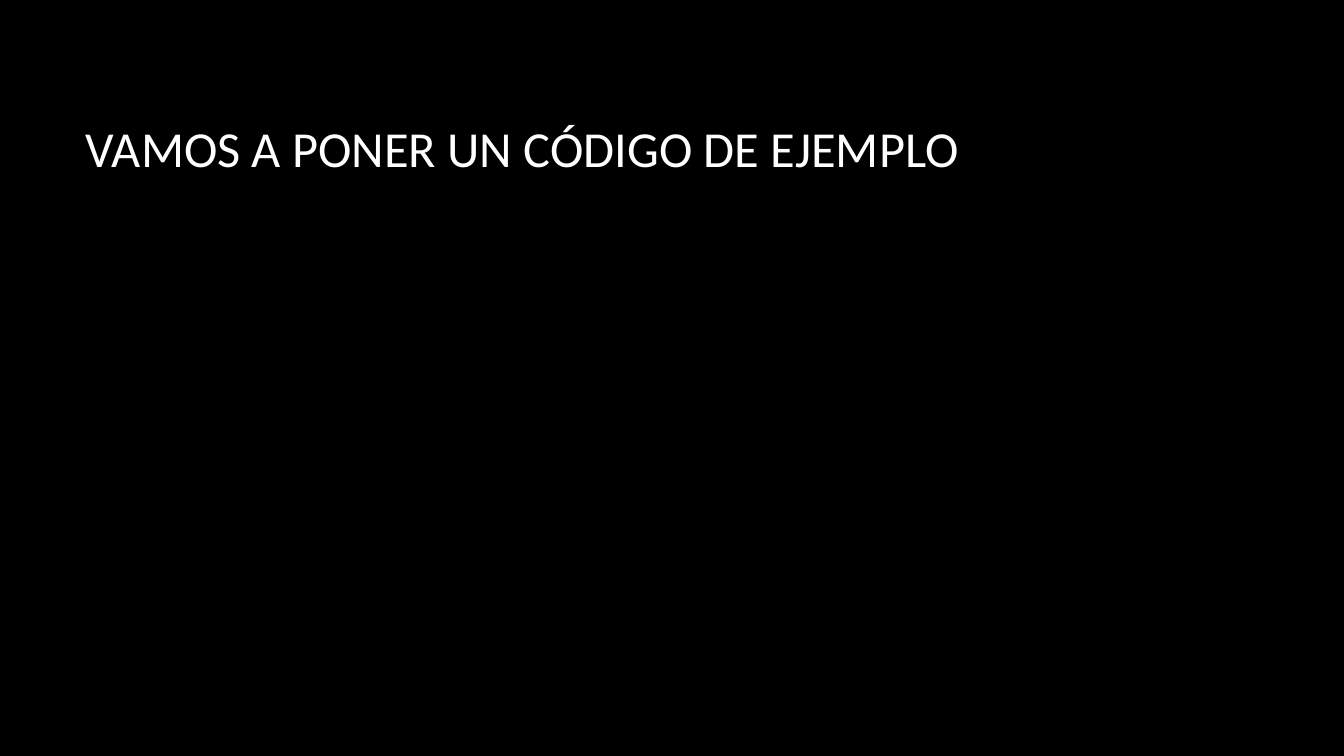
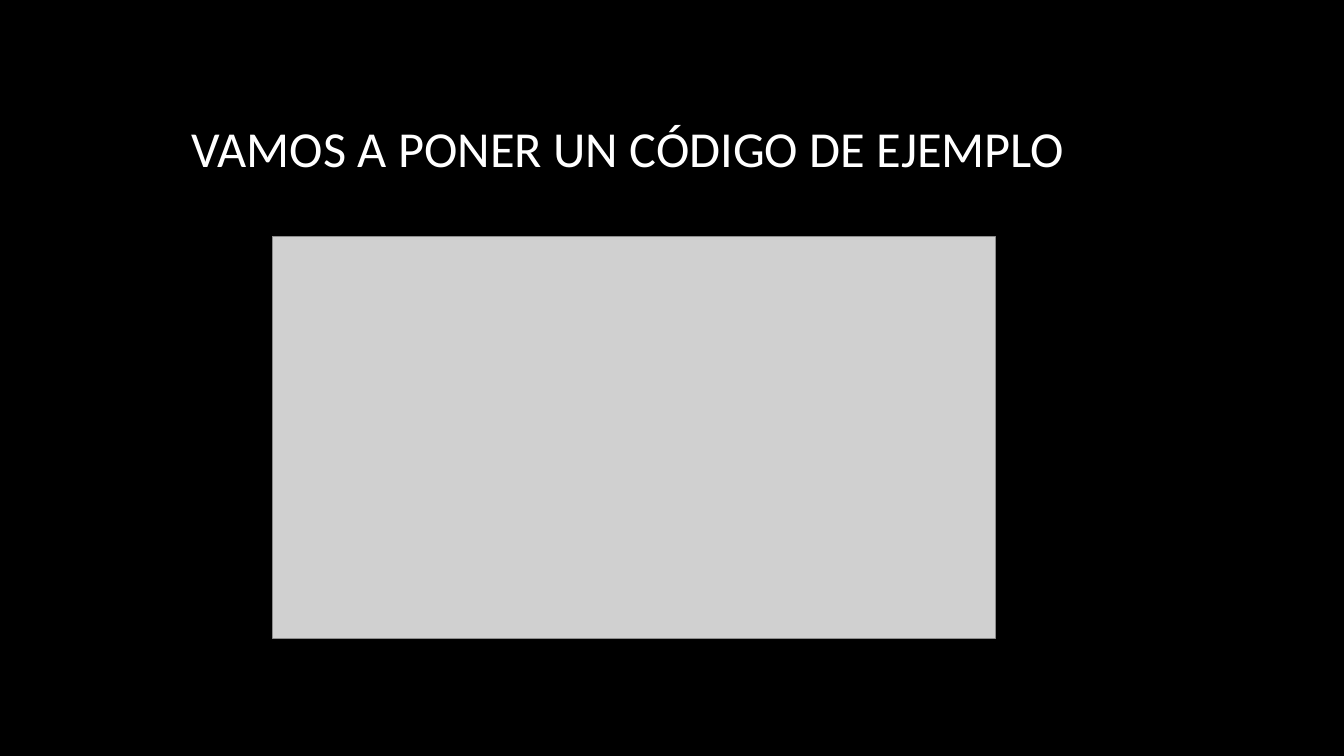
Before and after one commit to serdpa08/trabajoCaches, a slide deck: slide 17 of Trabajo almacenamiento cliente.pptx (slide 16 before the commit). Drawn at 1344x756 pixels with LibreOffice and Linux fonts; fonts in the diff are those of the drawing; grey boxes stand for pictures; background and template pictures are left out. Boxes give left, top, right and bottom in pixels: in the first picture for what was removed or moved away, otherwise in the second. Text is boxed around its words. In the diff, an @@ line names an element or a change of style, - is before the commit and + after.

```diff
--- a/Trabajo almacenamiento cliente.pptx
+++ b/Trabajo almacenamiento cliente.pptx
@@ title "VAMOS A PONER UN CÓDIGO ..." at <box>192,126,1065,168</box>: alignment left to centre @@
@@ picture added at <box>273,236,996,638</box> @@
```
Also in this commit, not shown: 2 other slides changed, 2 slides added, 1 other file.
